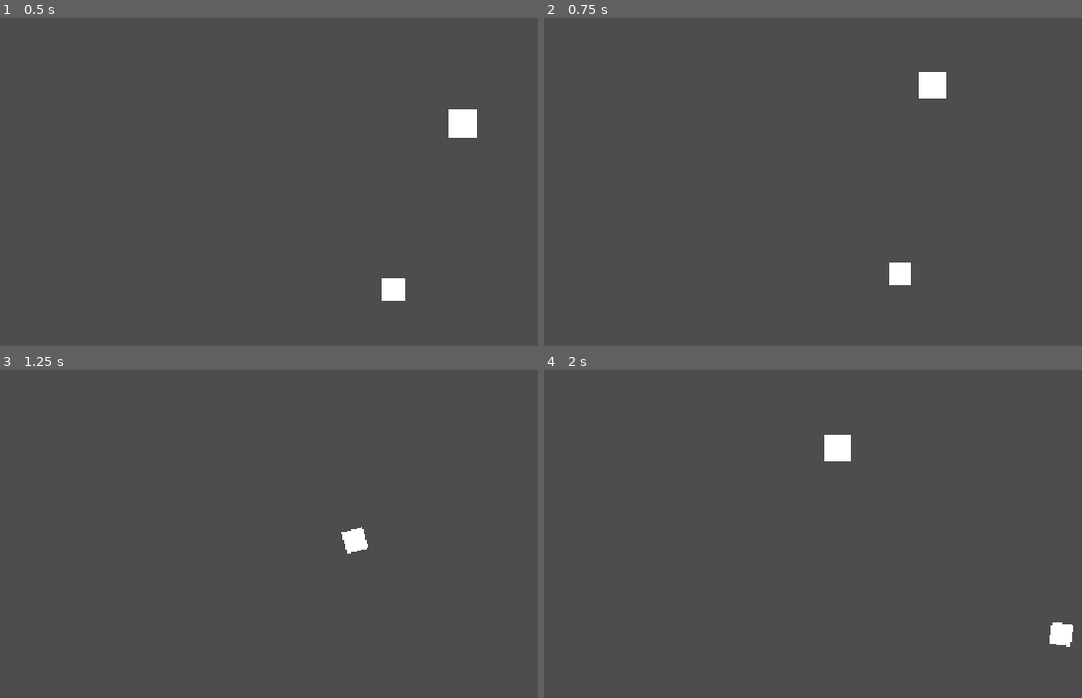
Above: before the commit, frames 1-4 (two rows, left to right).
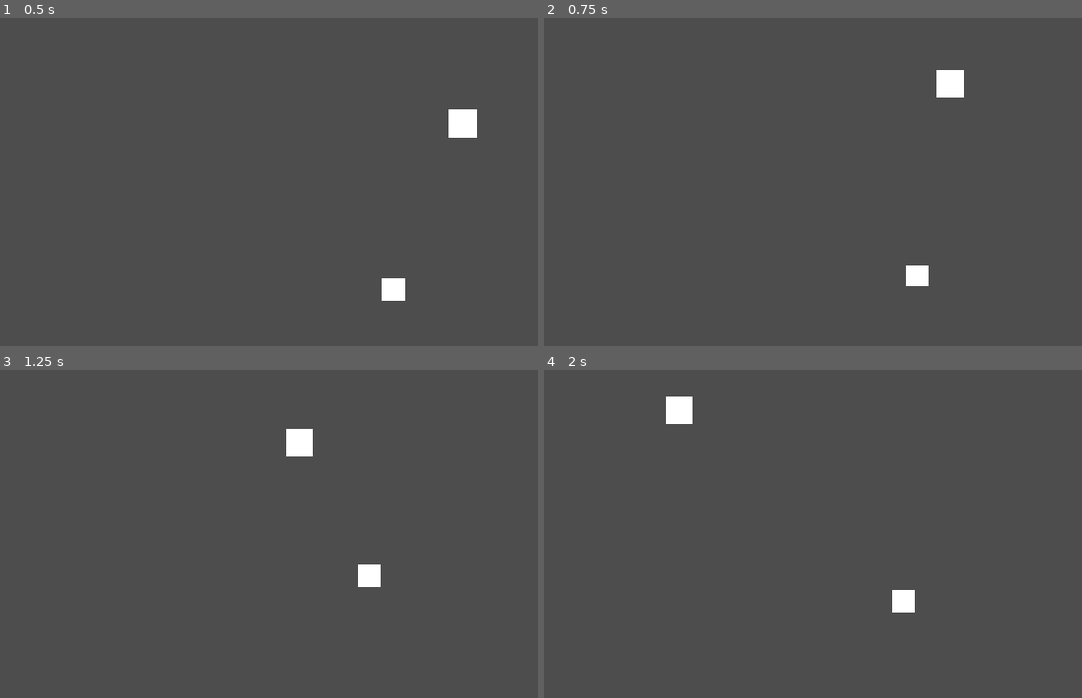
Above: after the commit, the same moments.

Repository: ArauvGit/Strikedown
Game: Godot game, scene res://Scenes/Important Scenes/Level1.tscn
Two runs of this game, one before a commit and one after it. Both use one fixed random seed, a clock stepped at 60 frames per second and the inputs below. The project has no main scene, so this scene is started directly.
Inputs:
- Up to frame 1 (0.5 s): no input
- Up to frame 2 (0.75 s): tap Enter (ui_accept) at 0.5 s; hold Right (game_move_right) from 0.53 s (still down)
- Up to frame 3 (1.25 s): keep holding Right (game_move_right); tap Up (game_jump) at 0.77 s
- Up to frame 4 (2 s): keep holding Right (game_move_right); tap Up (game_jump) at 1.52 s

Frame 1 is identical in both runs. In frame 2, 1.0% of the frame differs, in the area x 64-79%, y 15-82%; in frame 3, 1.0%; in frame 4, 1.4%, in the area x 22-99%, y 8-85%.

Commit message:
adjustments, started combat component
made the camera smoothing more subtle and adjusted the function name of the movement component to make it better for signals

Diff:
--- /dev/null
+++ b/Scenes/Gameplay Components/movement_component.tscn
@@ -0,0 +1,6 @@
+[gd_scene format=3 uid="uid://dfd53hbodlrx4"]
+
+[ext_resource type="Script" uid="uid://cslxe5046r2xx" path="res://Scripts/movement_component.gd" id="1_nepmr"]
+
+[node name="movement_component" type="Node2D" unique_id=1436468275]
+script = ExtResource("1_nepmr")
--- a/Scenes/Important Scenes/Level1.tscn
+++ b/Scenes/Important Scenes/Level1.tscn
@@ -2,7 +2,11 @@
 
 [ext_resource type="PackedScene" uid="uid://cnmdrcanu8kxu" path="res://Scenes/Important Scenes/character_component.tscn" id="1_f7w7c"]
 [ext_resource type="Script" uid="uid://iobs4djaanwm" path="res://Scripts/input_component.gd" id="2_hdeyt"]
+[ext_resource type="PackedScene" uid="uid://dxj0netjr7n4t" path="res://Scenes/Gameplay Components/collision_component.tscn" id="2_pvnn6"]
 [ext_resource type="Script" uid="uid://bhmodfss0xohj" path="res://Scripts/camera.gd" id="2_ronv5"]
+[ext_resource type="PackedScene" uid="uid://dfd53hbodlrx4" path="res://Scenes/Gameplay Components/movement_component.tscn" id="3_gq7aj"]
+
+[sub_resource type="RectangleShape2D" id="RectangleShape2D_ef4di"]
 
 [sub_resource type="WorldBoundaryShape2D" id="WorldBoundaryShape2D_sdnvj"]
 
@@ -10,6 +14,15 @@
 
 [node name="Character Component" parent="." unique_id=434143201 instance=ExtResource("1_f7w7c")]
 position = Vector2(284, 388)
+
+[node name="Collision Component" parent="Character Component" unique_id=1500877949 instance=ExtResource("2_pvnn6")]
+shape = SubResource("RectangleShape2D_ef4di")
+
+[node name="movement_component" parent="Character Component" unique_id=1436468275 instance=ExtResource("3_gq7aj")]
+
+[node name="input component" type="Node2D" parent="Character Component" unique_id=784684354]
+position = Vector2(-284, -388)
+script = ExtResource("2_hdeyt")
 
 [node name="Camera2D" type="Camera2D" parent="Character Component" unique_id=421856652 node_paths=PackedStringArray("character")]
 position = Vector2(1, 0)
@@ -25,15 +38,12 @@
 position = Vector2(0, 555)
 shape = SubResource("WorldBoundaryShape2D_sdnvj")
 
-[node name="input component" type="Node2D" parent="." unique_id=784684354]
-script = ExtResource("2_hdeyt")
-
 [node name="ColorRect" type="ColorRect" parent="." unique_id=2026327843]
 offset_left = 366.0
 offset_top = 244.0
 offset_right = 406.0
 offset_bottom = 284.0
 
-[connection signal="input_pressed" from="input component" to="Character Component/movement_component" method="on_input_pressed"]
+[connection signal="input_pressed" from="Character Component/input component" to="Character Component/movement_component" method="trigger"]
 
 [editable path="Character Component"]
--- a/Scenes/Important Scenes/character_component.tscn
+++ b/Scenes/Important Scenes/character_component.tscn
@@ -2,20 +2,9 @@
 
 [ext_resource type="Texture2D" uid="uid://5aaq1hxojgnn" path="res://Assets/Sprites/character placeholder.png" id="1_3iutn"]
 [ext_resource type="Script" uid="uid://co57w0fjmyeja" path="res://Scripts/character_component.gd" id="1_446cg"]
-[ext_resource type="PackedScene" uid="uid://dxj0netjr7n4t" path="res://Scenes/Gameplay Components/collision_component.tscn" id="3_qrpae"]
-[ext_resource type="Script" uid="uid://cslxe5046r2xx" path="res://Scripts/movement_component.gd" id="4_6tiij"]
-
-[sub_resource type="RectangleShape2D" id="RectangleShape2D_sdnvj"]
-size = Vector2(32, 32)
 
 [node name="Player Component" type="CharacterBody2D" unique_id=434143201]
 script = ExtResource("1_446cg")
 
 [node name="sprite placeholder" type="Sprite2D" parent="." unique_id=1206761359]
 texture = ExtResource("1_3iutn")
-
-[node name="Collision Component" parent="." unique_id=1500877949 instance=ExtResource("3_qrpae")]
-shape = SubResource("RectangleShape2D_sdnvj")
-
-[node name="movement_component" type="Node2D" parent="." unique_id=1948403110]
-script = ExtResource("4_6tiij")
--- a/Scripts/camera.gd
+++ b/Scripts/camera.gd
@@ -16,6 +16,6 @@
 
 func speed_setup():
 	if Input.is_anything_pressed():
-		self.position.x = character.velocity.normalized().x * 200
+		self.position.x = character.velocity.normalized().x * 150
 	else:
 		self.position.x = move_toward(self.position.x, 0, 10)
--- a/Scripts/movement_component.gd
+++ b/Scripts/movement_component.gd
@@ -31,21 +31,17 @@
 	create_tween().tween_property(parent, "scale", Vector2(1, 1), 0.1)
 
 func horizontal_movement(delta_time: float):
-	var direction := Input.get_axis("game_move_left", "game_move_right")
+	var direction := Input.get_axis("game_move_left", "game_move_right") #keep like this for now, adjust when introducing enemies
 	if direction:
 		parent.velocity.x = direction * SPEED
 	else:
 		parent.velocity.x = move_toward(parent.velocity.x, 0, (SPEED / 25))
 func vertical_movement():
 	if parent.is_on_floor():
-		while parent.rotation_degrees <= 360:
-			parent.rotation_degrees += 1
-			await get_tree().create_timer(0.1).timeout
-
 		parent.velocity.y = JUMP_VELOCITY
 
 
-func on_input_pressed(input: Variant) -> void:
+func trigger(input: Variant) -> void:
 	print(input)
 	match input:
 		var x when x == "game_jump":
--- /dev/null
+++ b/combat_component.gd
@@ -0,0 +1,13 @@
+extends Node2D
+var character: CharacterBody2D = get_parent()
+
+# Called when the node enters the scene tree for the first time.
+func _ready() -> void:
+	character = get_parent()
+
+
+# Called every frame. 'delta' is the elapsed time since the previous frame.
+func _process(delta: float) -> void:
+	pass
+
+func attack_1():
--- /dev/null
+++ b/combat_component.tscn
@@ -0,0 +1,6 @@
+[gd_scene format=3 uid="uid://b00dlepkrhtj8"]
+
+[ext_resource type="Script" uid="uid://dpc44hjo4nmq7" path="res://combat_component.gd" id="1_sxh6a"]
+
+[node name="Combat Component" type="Node2D" unique_id=1378688463]
+script = ExtResource("1_sxh6a")
Not shown, added: combat_component.gd.uid
